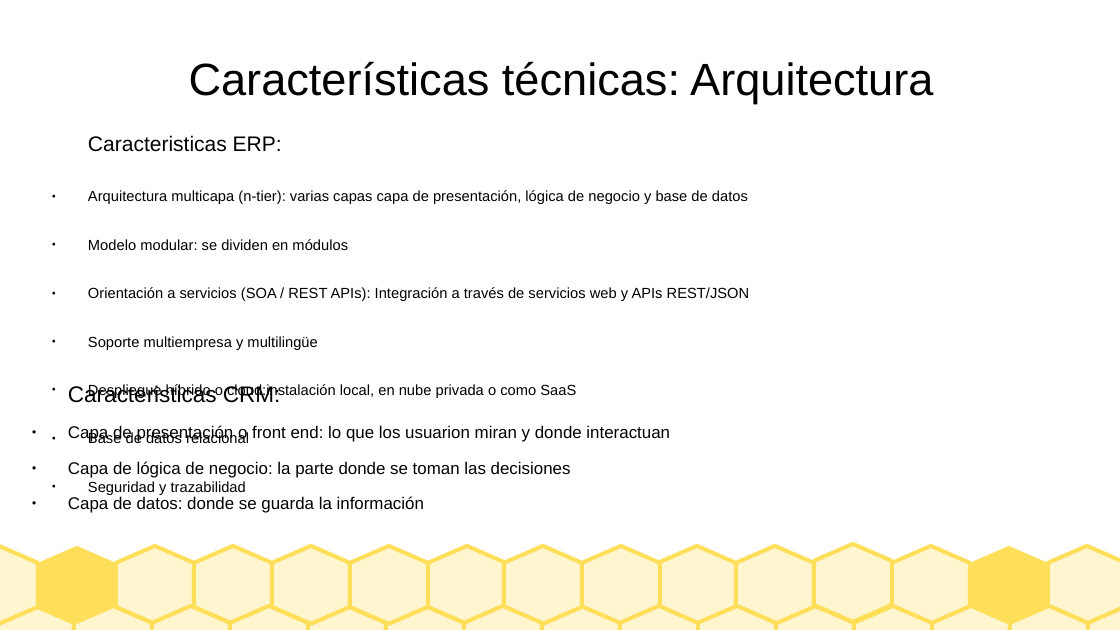
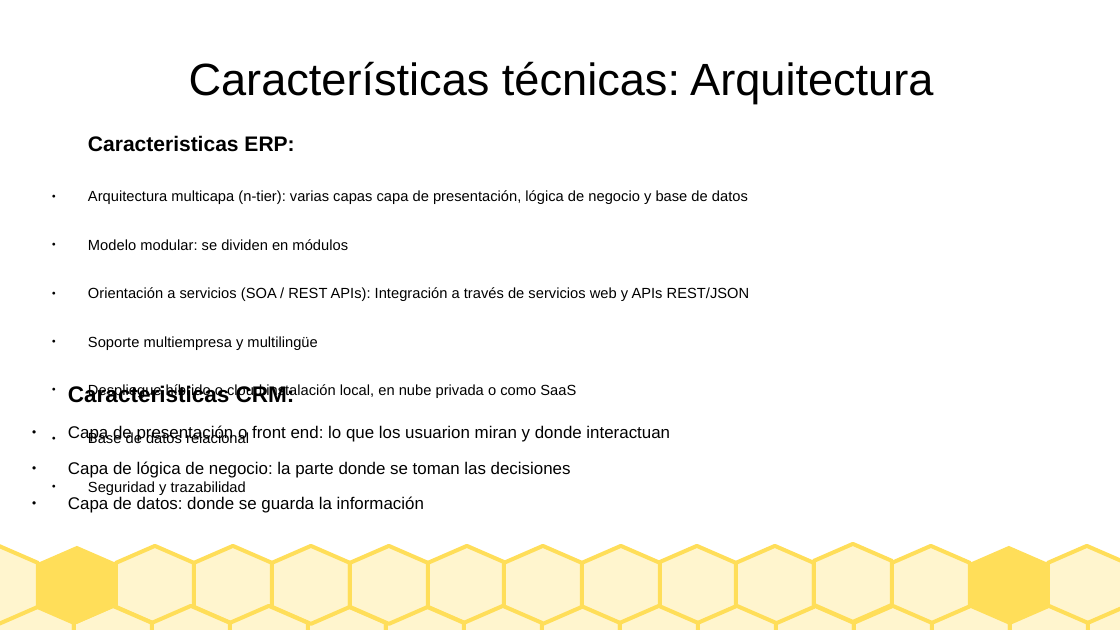
Before and after one commit to Borja-68/asignaturas, a slide deck: slide 13 of sistemas empresa/Presentacion_SAGE.odp. Drawn at 1120x630 pixels with LibreOffice and Linux fonts; fonts in the diff are those of the drawing. Boxes give left, top, right and bottom in pixels: in the first picture for what was removed or moved away, otherwise in the second. Text is boxed around its words. In the diff, an @@ line names an element or a change of style, - is before the commit and + after.

```diff
--- a/sistemas empresa/Presentacion_SAGE.odp
+++ b/sistemas empresa/Presentacion_SAGE.odp
@@ text at <box>88,135,294,152</box>: bold on in "Caracteristicas ERP:" @@
@@ text "Caracteristicas CRM:" at <box>68,425,670,513</box>: bold on in "Caracteristicas CRM:" @@
```
Also in this commit, not shown: 9 other slides changed, 1 other file.
